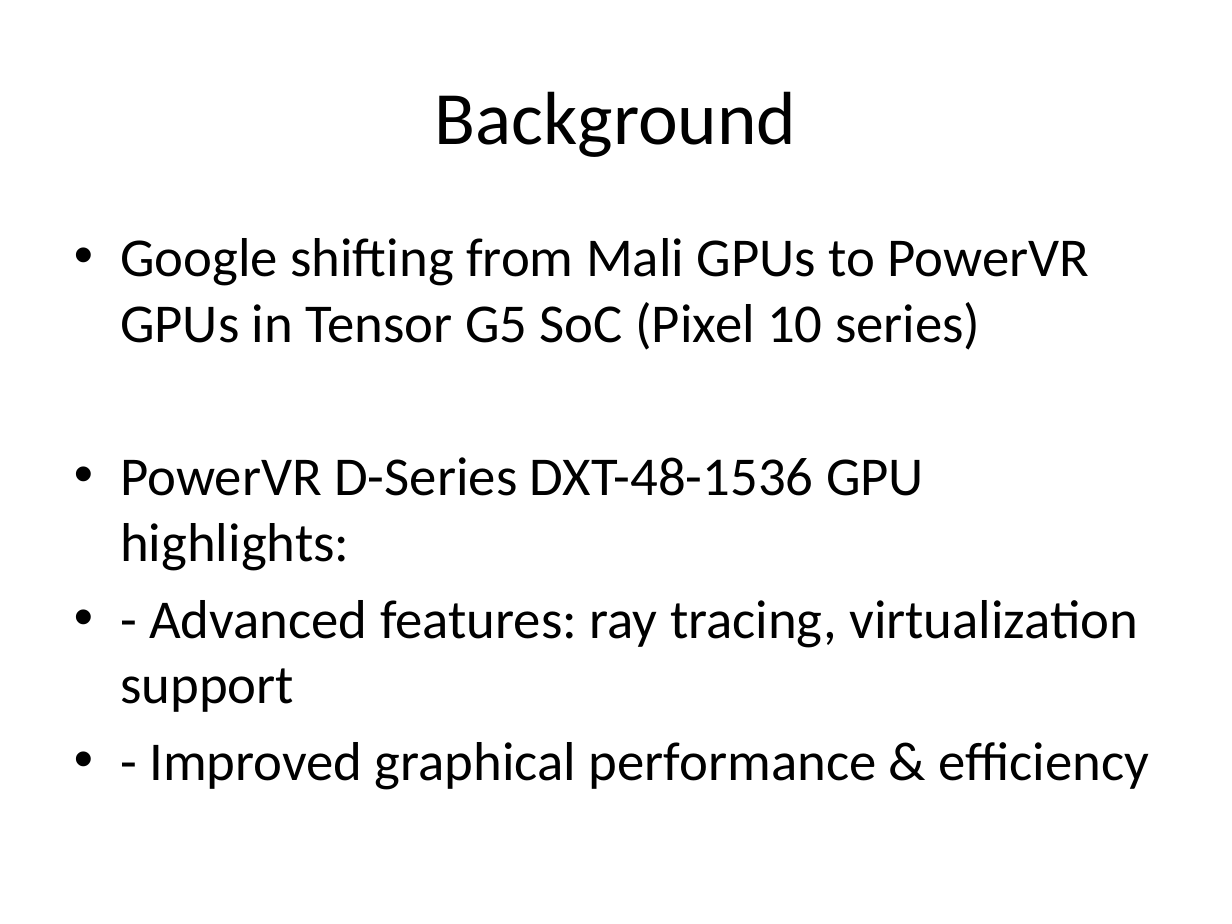
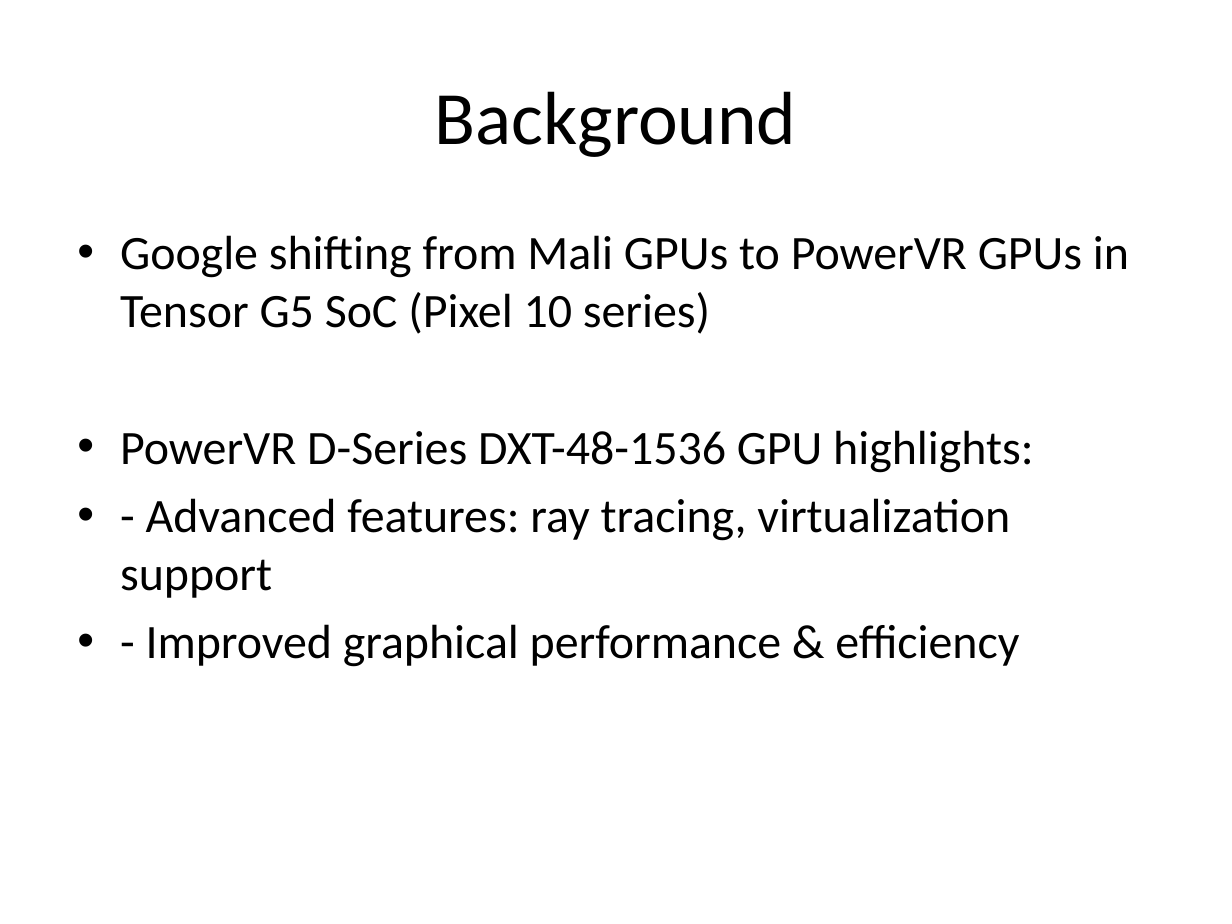
Before and after one commit to akumrao/gpubenchmark, a slide deck: slide 3 of doc/GPU_Benchmark_Pixel.pptx. Drawn at 1232x924 pixels with LibreOffice and Linux fonts; fonts in the diff are those of the drawing. Boxes give left, top, right and bottom in pixels: in the first picture for what was removed or moved away, otherwise in the second. Text is boxed around its words. In the diff, an @@ line names an element or a change of style, - is before the commit and + after.

Commit message:
added PowerVR_vs_Mali_GPU_Case_Study.pptx

```diff
--- a/doc/GPU_Benchmark_Pixel.pptx
+++ b/doc/GPU_Benchmark_Pixel.pptx
@@ text "Google shifting from Mali GPUs ..." at [120,235,1129,667]: size 32 to 28 pt; indent changed; less space between paragraphs @@
```
Also in this commit, not shown: 2 other slides changed, 2 slides added, 1 other file.
